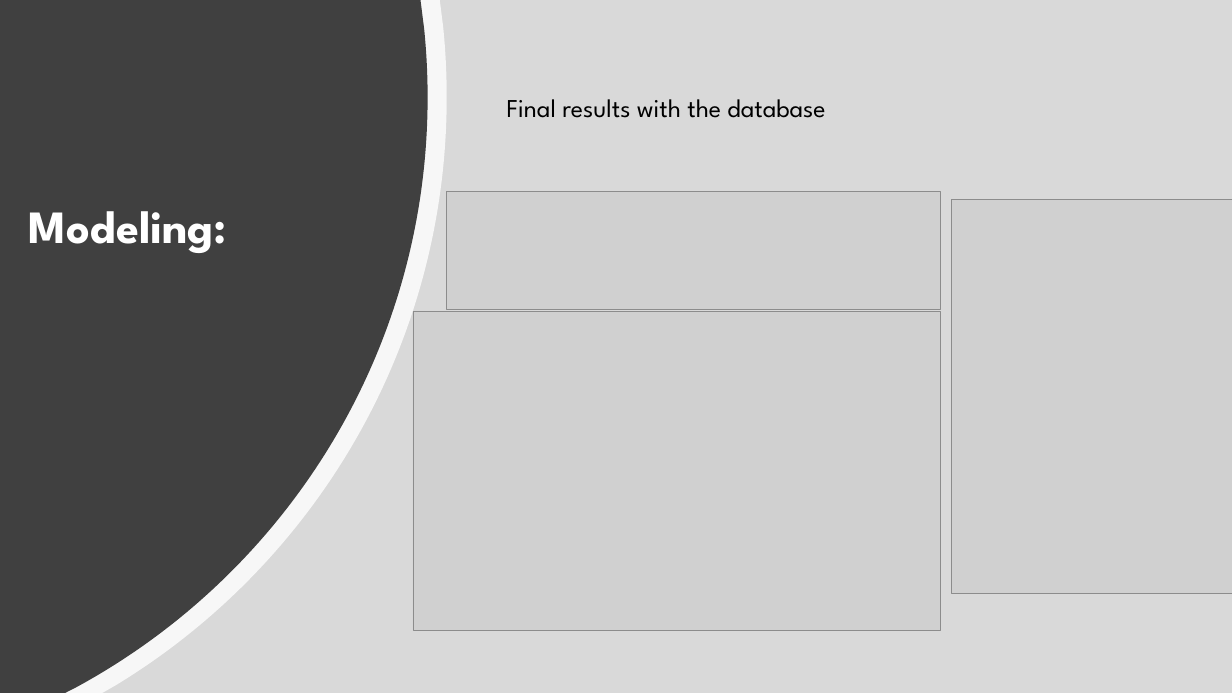
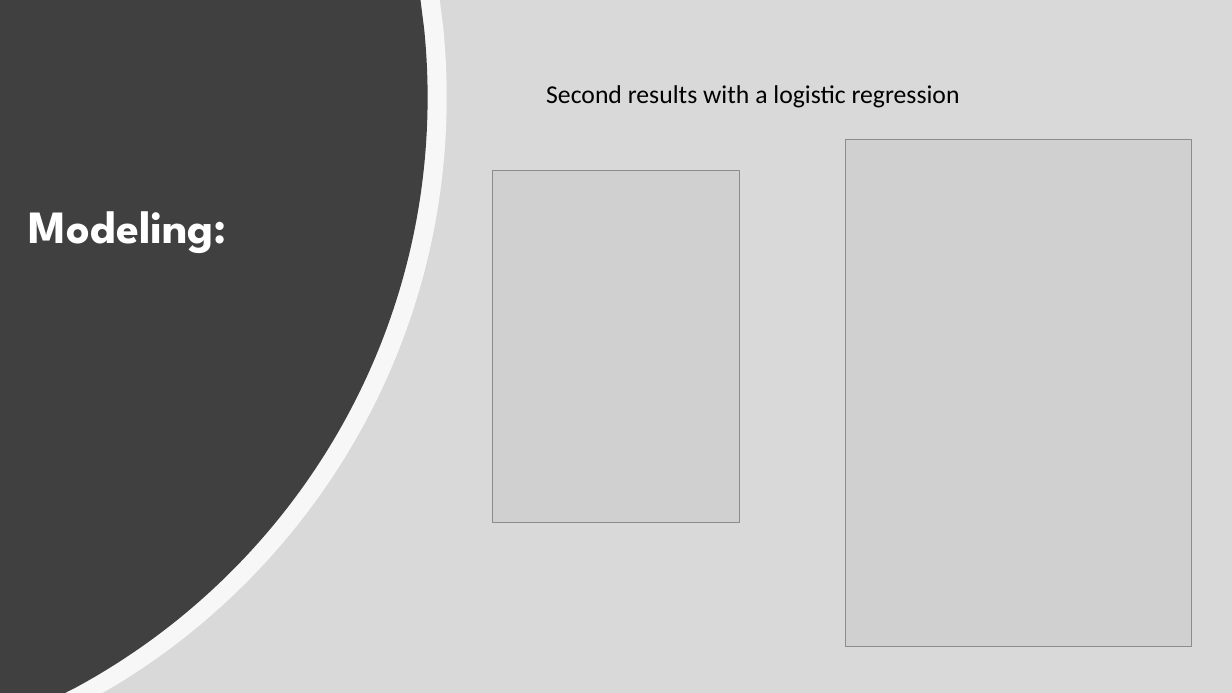
Before and after one commit to Const679/Python-Diabete, a slide deck: slide 11 of Readmission of the Diabetics patients.pptx (slide 10 before the commit). Drawn at 1232x693 pixels with LibreOffice and Linux fonts; fonts in the diff are those of the drawing; grey boxes stand for pictures. Boxes give left, top, right and bottom in pixels: in the first picture for what was removed or moved away, otherwise in the second. Text is boxed around its words. In the diff, an @@ line names an element or a change of style, - is before the commit and + after.

```diff
--- a/Readmission of the Diabetics patients.pptx
+++ b/Readmission of the Diabetics patients.pptx
@@ text added at [546,85,960,108], 20 pt, text #000000 @@
+Second results with a logistic regression
@@ text removed at [507,99,825,118] @@
-Final results with the database
@@ picture added at [846,140,1191,646] @@
@@ picture added at [493,171,740,523] @@
@@ picture removed at [447,191,941,309] @@
@@ picture removed at [952,200,1232,594] @@
@@ picture removed at [413,311,941,630] @@
```
Also in this commit, not shown: 1 other slide changed, 5 slides added.
